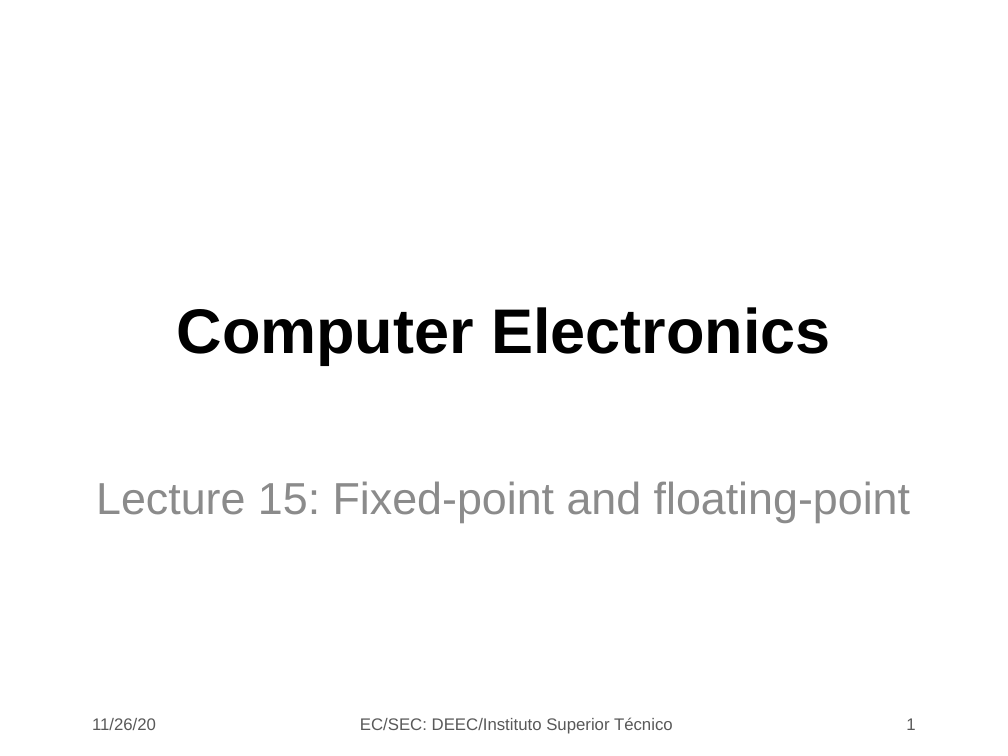
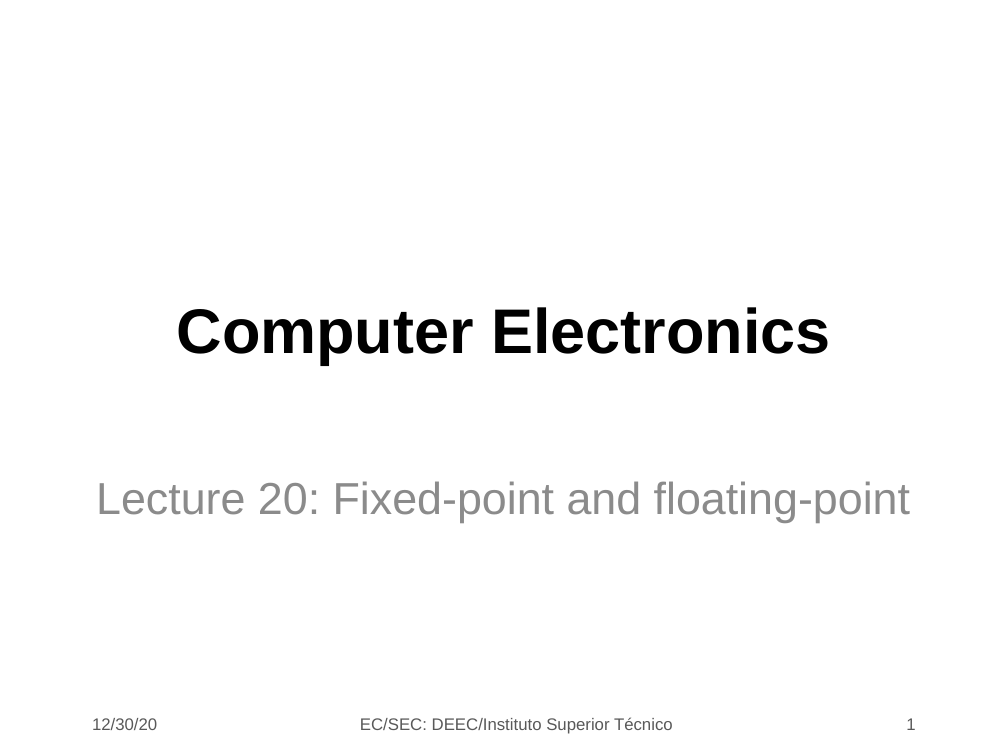
Before and after one commit to jjts/ist-sec, a slide deck: slide 1 of lectures/l20/l20.odp. Drawn at 1008x756 pixels with LibreOffice and Linux fonts; fonts in the diff are those of the drawing; background and template pictures are left out. Boxes give left, top, right and bottom in pixels: in the first picture for what was removed or moved away, otherwise in the second. Text is boxed around its words. In the diff, an @@ line names an element or a change of style, - is before the commit and + after.

Commit message:
update l20

```diff
--- a/lectures/l20/l20.odp
+++ b/lectures/l20/l20.odp
@@ subtitle at [96,481,910,523]: text changed @@
-Lecture 15: Fixed-point and floating-point
+Lecture 20: Fixed-point and floating-point
@@ text at [92,718,157,730]: text changed @@
-11/26/20
+12/30/20
```
Also in this commit, not shown: 24 other slides changed.
